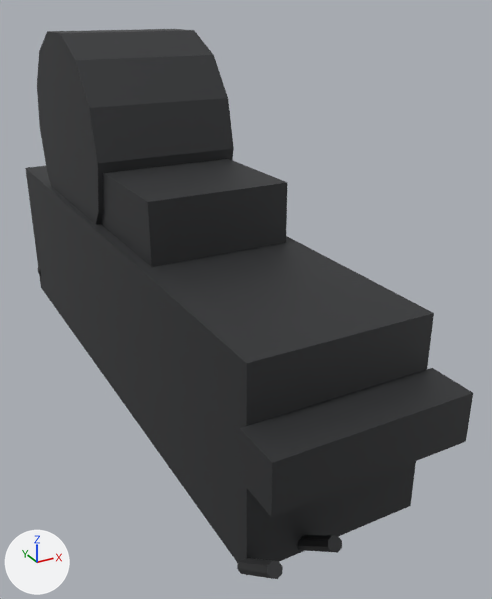
The glTF model assets/models/war/dshk.glb: old version first, new version second.
Camera for both pictures: a 50 mm camera at (-0.125, -0.309, 0.143) aimed at (0.023, -0.04, 0.009). Arrows for +X, +Y and +Z are at lower left; the lights stay in place. The first picture is the older version. Where no turn or scale is listed for an object, it has been applied to the vertices. Vertices at exactly the same position are counted once.

Objects in the first picture: 'dshk'.
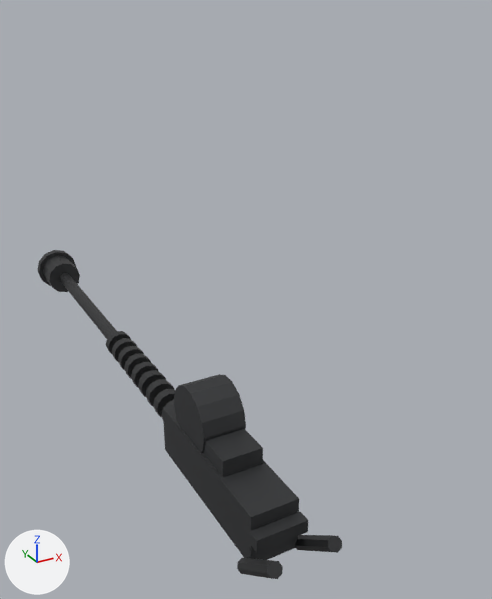
The newer file is also rescaled (x3.831), turned or shifted as a whole; pictures and numbers use the older file's frame.

Diff of the bpy script that builds the scene:
```diff
--- a/assets/models/war/dshk.glb.py
+++ b/assets/models/war/dshk.glb.py
@@ me_cylinder @@
 # used by ob_dshk; location = (-0.04, 0.15, -0.0425)
-me_cylinder.from_pydata(...)  # 372 vertices, 672 faces; spans x 0.0..0.08, y -0.32..0.0, z 0.0..0.171
+me_cylinder.from_pydata(...)  # 372 vertices, 672 faces; spans x 0.0..0.029, y -0.32..0.0, z 0.0..0.047
+# me_cylinder part 1: the loose piece of 8 vertices spanning x 0.003..0.078, y -0.3..0.0, z 0.0..0.085 is scaled about its middle by 0.261, then moved by (-0.025, -0.11, -0.029)
+# me_cylinder part 2: the loose piece of 8 vertices spanning x 0.008..0.073, y -0.21..-0.05, z 0.083..0.113 is scaled about its middle by 0.261, then moved by (-0.025, -0.124, -0.07)
+# me_cylinder part 3: the loose piece of 28 vertices spanning x 0.005..0.075, y -0.155..-0.045, z 0.064..0.171 is scaled about its middle by 0.261, then moved by (-0.025, -0.147, -0.085)
+# me_cylinder part 4: the loose piece of 8 vertices spanning x 0.0..0.08, y -0.32..-0.3, z 0.043..0.063 is scaled about its middle by 0.261, then moved by (-0.025, 0.009, -0.037)
 me_cylinder.materials.append(mat_steel)
```

Changed parts and their boxes [x1, y1, x2, y2] in the pictures (492 x 599 px; the box of a moved part takes in the faces that stretch with it):
'dshk', reshaped (32% narrower, 40% shorter)
    before: [25, 29, 473, 579]
    after: [37, 250, 342, 579]
part 1 of me_cylinder, moved or reshaped
    before: [25, 166, 434, 563]
    after: [163, 404, 299, 560]
part 2 of me_cylinder, moved or reshaped
    before: [101, 159, 287, 267]
    after: [203, 429, 263, 477]
part 3 of me_cylinder, moved or reshaped
    before: [37, 29, 234, 225]
    after: [174, 374, 246, 452]
part 4 of me_cylinder, moved or reshaped
    before: [240, 368, 473, 517]
    after: [249, 512, 308, 553]
